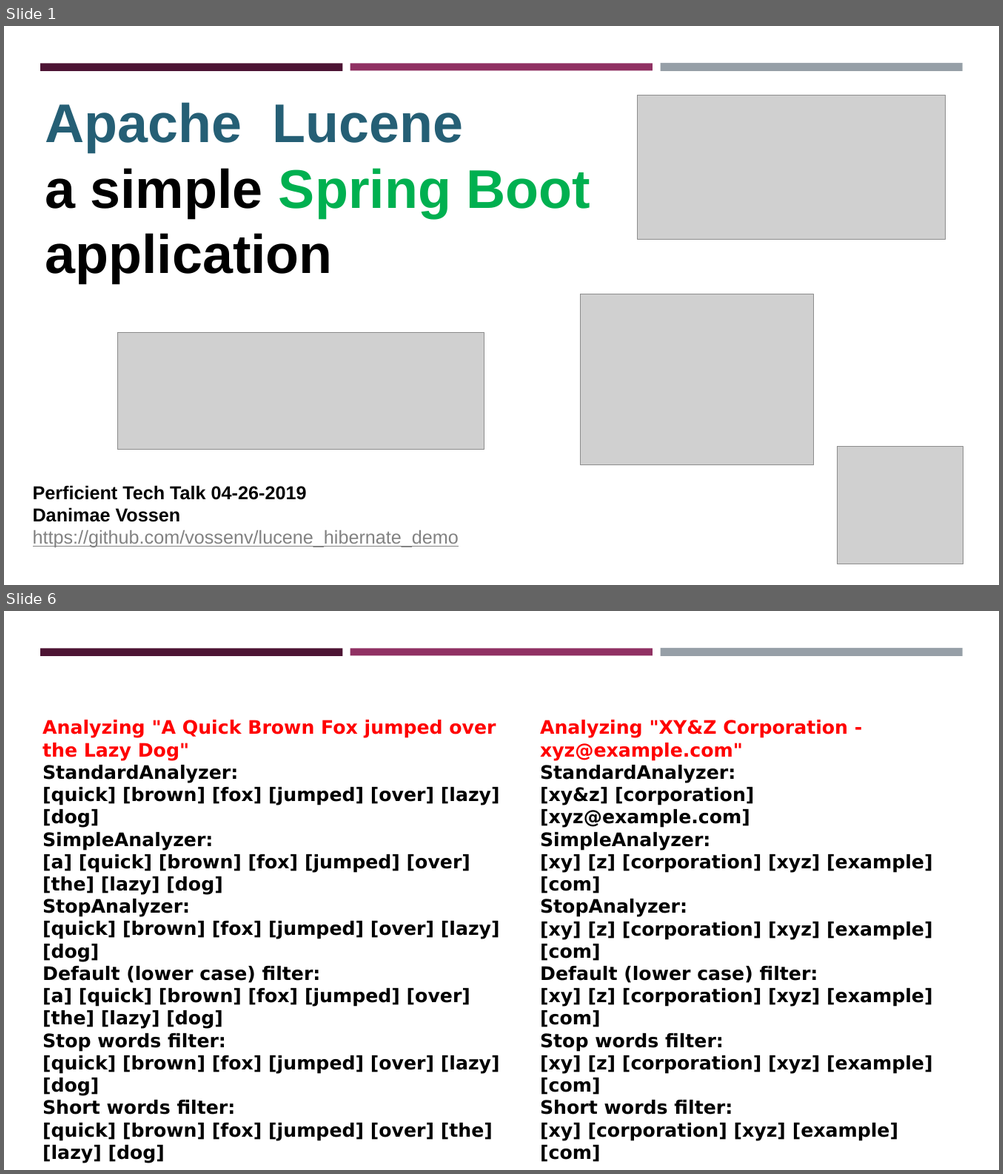
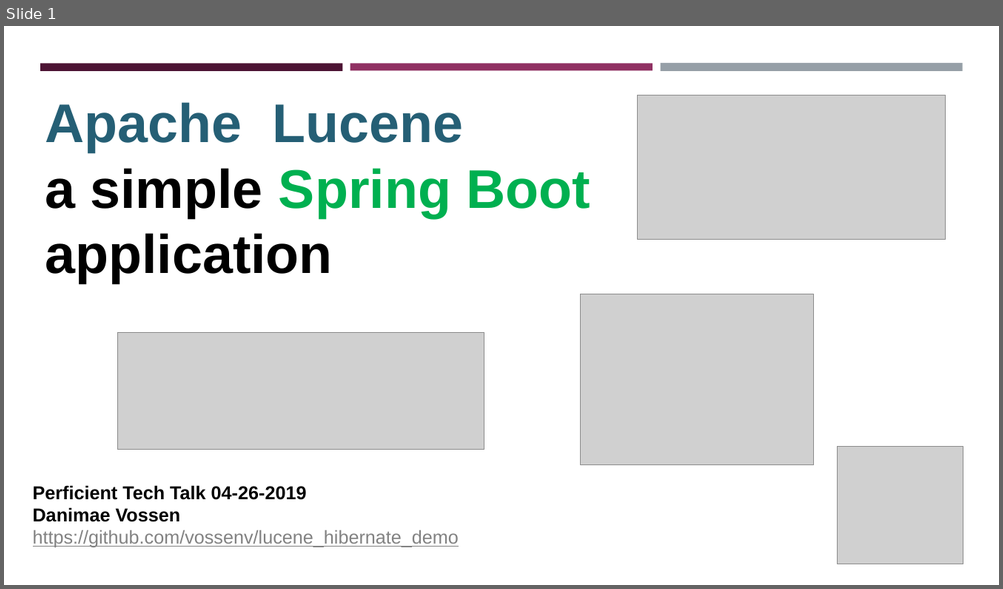
Before and after one commit to vossenv/lucene_hibernate_demo, a slide deck: lucenify.pptx. Shown one above the other, each under a label of ours: slides 1 and 6 before the commit, slide 1 after it; the slides between them are not shown. The pictures are 1003x1174 and 1003x589 pixels, drawn with LibreOffice and Linux fonts; fonts in the diff are those of the drawing; grey boxes stand for pictures. Boxes give left, top, right and bottom in pixels: in the first picture for what was removed or moved away, otherwise in the second. Text is boxed around its words. In the diff, an @@ line names an element or a change of style, - is before the commit and + after.

```diff
--- a/lucenify.pptx
+++ b/lucenify.pptx
@@ slide 6 removed at (x1=4, y1=611, x2=999, y2=1170), background #FFFFFF; not listed: 3 template elements that a slide beside it also shows @@
@@ text removed at (x1=42, y1=720, x2=500, y2=1164) @@
-Analyzing "A Quick Brown Fox jumped over the Lazy Dog"
-StandardAnalyzer:
-[quick] [brown] [fox] [jumped] [over] [lazy] [dog]
-SimpleAnalyzer:
-[a] [quick] [brown] [fox] [jumped] [over] [the] [lazy] [dog]
-StopAnalyzer:
-[quick] [brown] [fox] [jumped] [over] [lazy] [dog]
-Default (lower case) filter:
-[a] [quick] [brown] [fox] [jumped] [over] [the] [lazy] [dog]
-Stop words filter:
-[quick] [brown] [fox] [jumped] [over] [lazy] [dog]
-Short words filter:
-[quick] [brown] [fox] [jumped] [over] [the] [lazy] [dog]
@@ text removed at (x1=540, y1=720, x2=932, y2=1162) @@
-Analyzing "XY&Z Corporation - xyz@example.com"
-StandardAnalyzer:
-[xy&z] [corporation] [xyz@example.com]
-SimpleAnalyzer:
-[xy] [z] [corporation] [xyz] [example] [com]
-StopAnalyzer:
-[xy] [z] [corporation] [xyz] [example] [com]
-Default (lower case) filter:
-[xy] [z] [corporation] [xyz] [example] [com]
-Stop words filter:
-[xy] [z] [corporation] [xyz] [example] [com]
-Short words filter:
-[xy] [corporation] [xyz] [example] [com]
```
Also in this commit, not shown: 4 slides changed, 10 slides added, 1 other slide removed, 6 other files.
